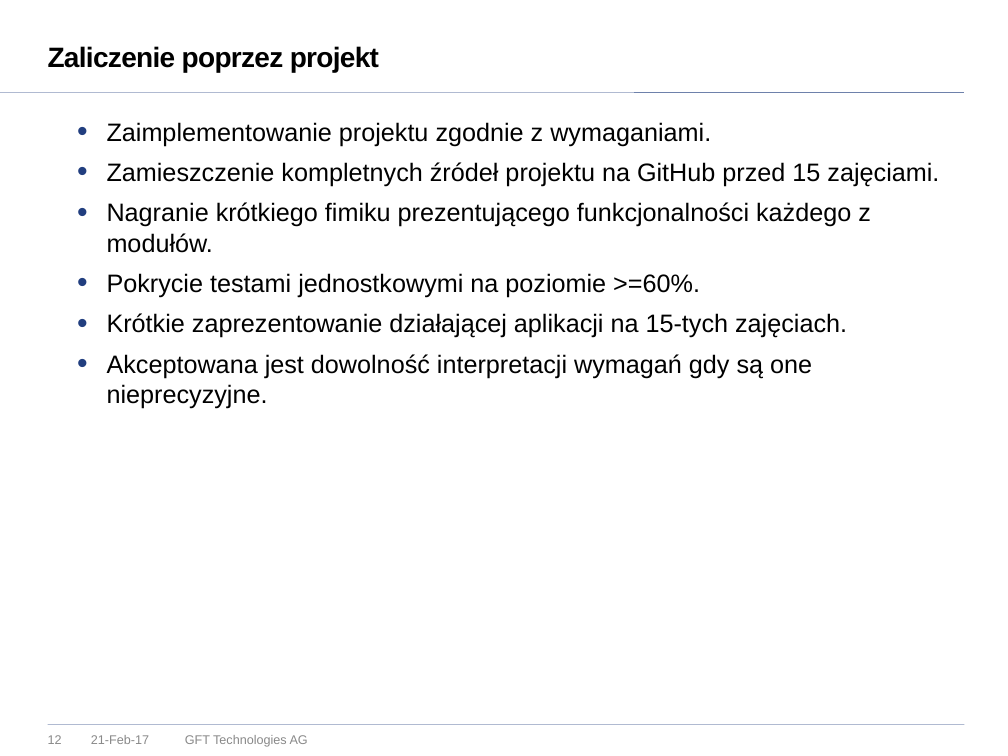
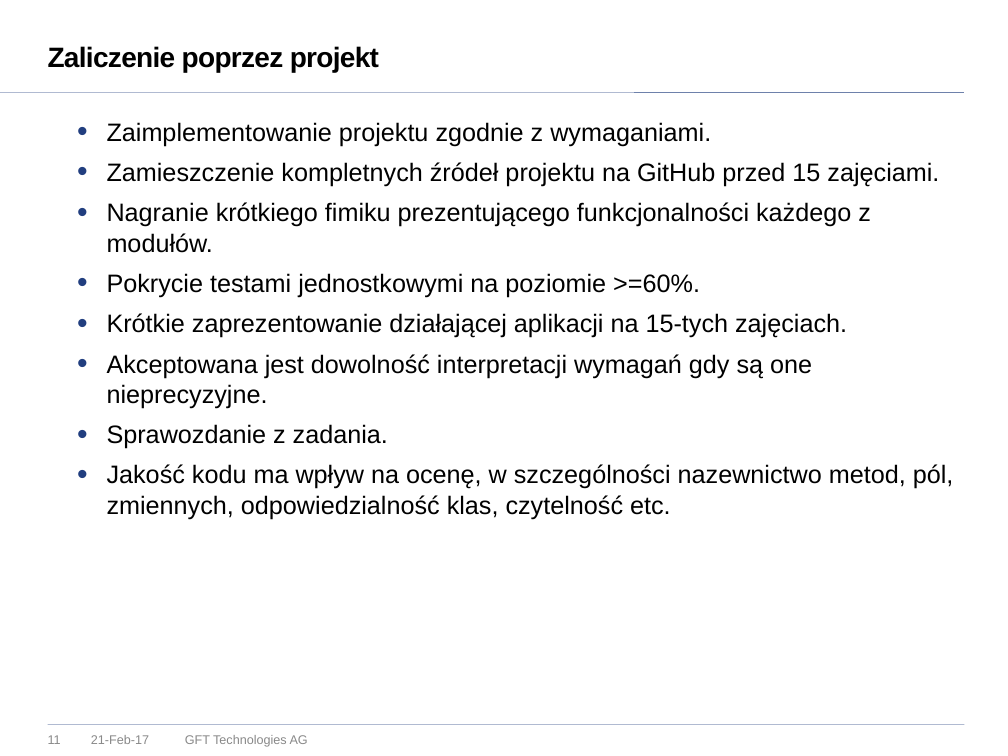
Before and after one commit to vego1mar/exercise0, a slide deck: slide 11 of WDSR - zarys programu.pptx (slide 12 before the commit). Drawn at 1008x756 pixels with LibreOffice and Linux fonts; fonts in the diff are those of the drawing; background and template pictures are left out. Boxes give left, top, right and bottom in pixels: in the first picture for what was removed or moved away, otherwise in the second. Text is boxed around its words. In the diff, an @@ line names an element or a change of style, - is before the commit and + after.

```diff
--- a/WDSR - zarys programu.pptx
+++ b/WDSR - zarys programu.pptx
@@ text at box(107, 424, 954, 519): paragraphs added @@
+  • Sprawozdanie z zadania.
+  • Jakość kodu ma wpływ na ocenę, w szczególności nazewnictwo metod, pól, zmiennych, odpowiedzialność klas, czytelność etc.
@@ page number at box(48, 735, 61, 744): text changed @@
-12
+11
```
Also in this commit, not shown: 5 other slides changed, 1 slide removed.
